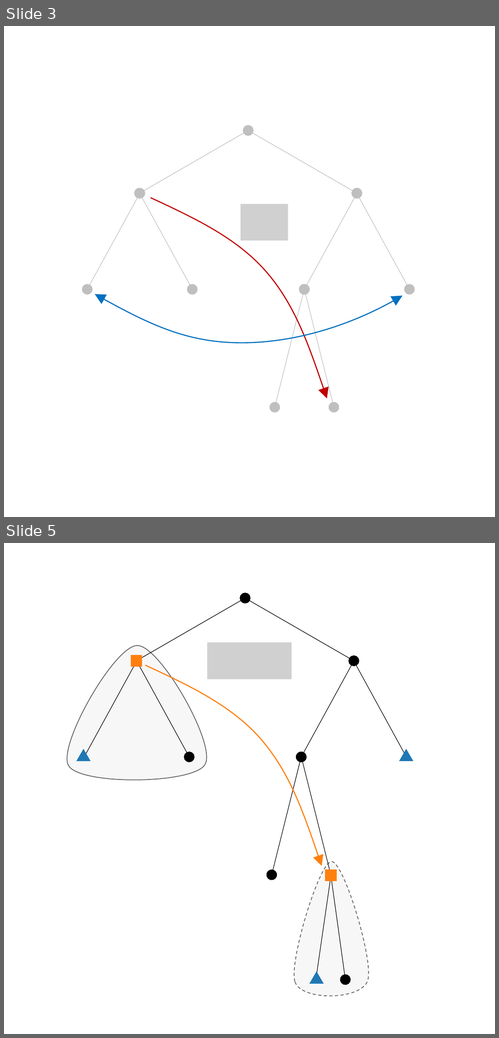
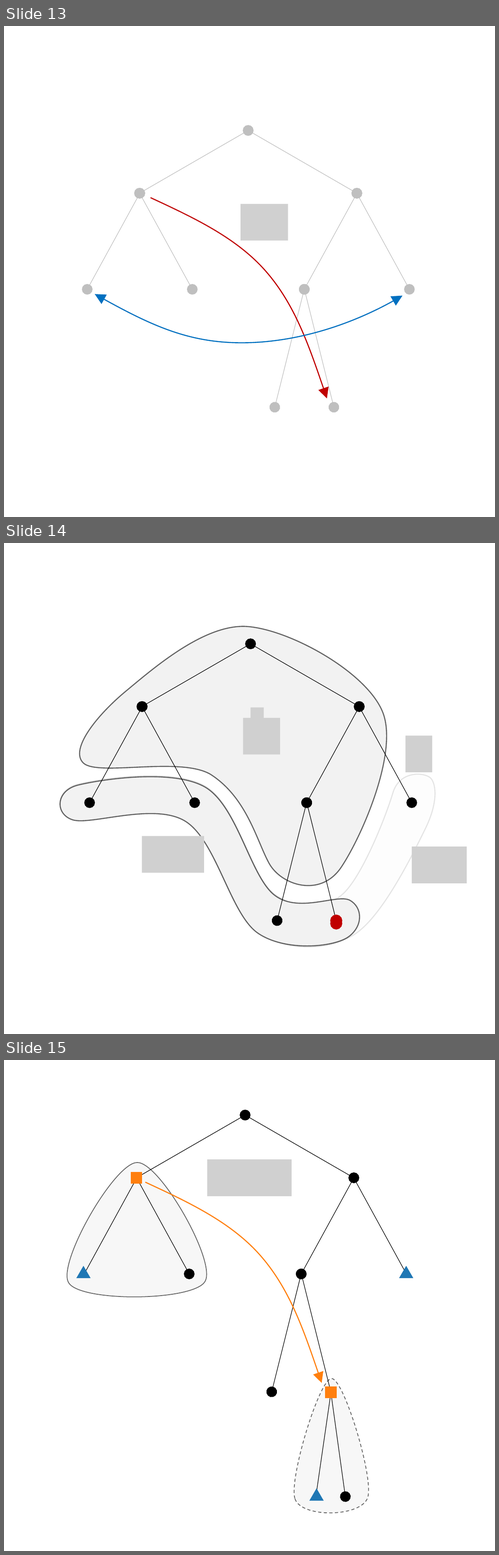
Before and after one commit to eleurent/phd-thesis, a slide deck: 2-Chapters/6-Chapter/img/gbop/trees.pptx. Shown one above the other, each under a label of ours: slides 3 and 5 before the commit, slides 13, 14 and 15 after it; the slides between them are not shown. The pictures are 499x1038 and 499x1555 pixels, drawn with LibreOffice and Linux fonts; fonts in the diff are those of the drawing; grey boxes stand for pictures. Boxes give left, top, right and bottom in pixels: in the first picture for what was removed or moved away, otherwise in the second. Text is boxed around its words. In the diff, an @@ line names an element or a change of style, - is before the commit and + after.

```diff
--- a/2-Chapters/6-Chapter/img/gbop/trees.pptx
+++ b/2-Chapters/6-Chapter/img/gbop/trees.pptx
@@ slide 14 added at (4, 543, 495, 1034), background #FFFFFF @@
@@ freeform shape added at (80, 626, 387, 886), fill #F2F2F2, outline #000000 1 pt @@
@@ double arrow added from (142, 707) to (251, 644), #000000 0.5 pt @@
@@ double arrow added from (360, 707) to (251, 644), #000000 0.5 pt @@
@@ double arrow added from (90, 803) to (142, 707), #000000 0.5 pt @@
@@ double arrow added from (195, 803) to (142, 707), #000000 0.5 pt @@
@@ double arrow added from (142, 707) to (142, 707), #C00000 2.25 pt @@
@@ picture added at (243, 718, 281, 755) @@
@@ picture added at (251, 708, 264, 731) @@
@@ double arrow added from (307, 803) to (360, 707), #000000 0.5 pt @@
@@ double arrow added from (412, 803) to (360, 707), #000000 0.5 pt @@
@@ picture added at (406, 736, 432, 773) @@
@@ freeform shape added at (60, 775, 436, 948), fill #F2F2F2 at 10% opacity, outline #000000 1 pt @@
@@ freeform shape added at (60, 777, 360, 946), fill #F2F2F2, outline #000000 1 pt @@
@@ double arrow added from (90, 803) to (90, 803), #0070C0 2.25 pt @@
@@ double arrow added from (277, 921) to (307, 803), #000000 0.5 pt @@
@@ double arrow added from (336, 921) to (307, 803), #000000 0.5 pt @@
@@ double arrow added from (412, 803) to (412, 803), #0070C0 2.25 pt @@
@@ picture added at (142, 836, 204, 873) @@
@@ picture added at (412, 846, 467, 883) @@
@@ double arrow added from (336, 921) to (336, 924), #C00000 2.25 pt @@
@@ what was slide 3 is now slide 13 @@
@@ what was slide 5 is now slide 15 @@
```
Also in this commit, not shown: 1 slide changed, 10 other slides added, 1 slide removed, 24 other files.
